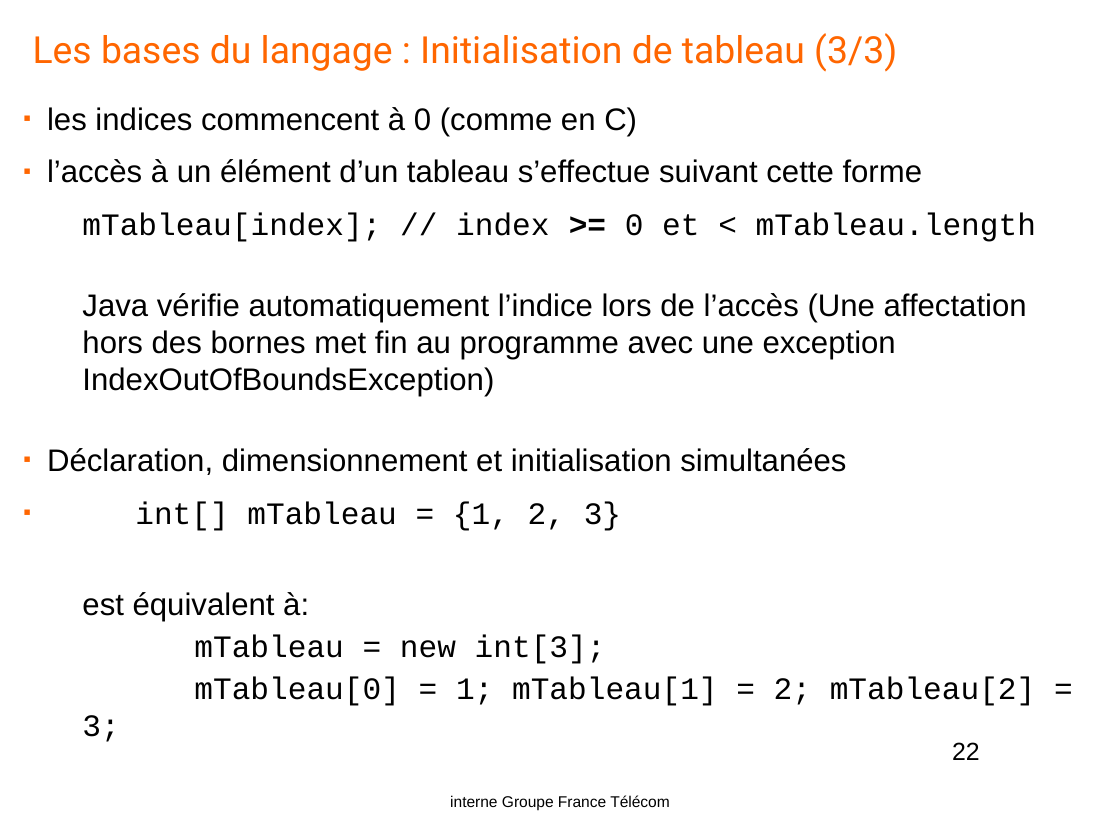
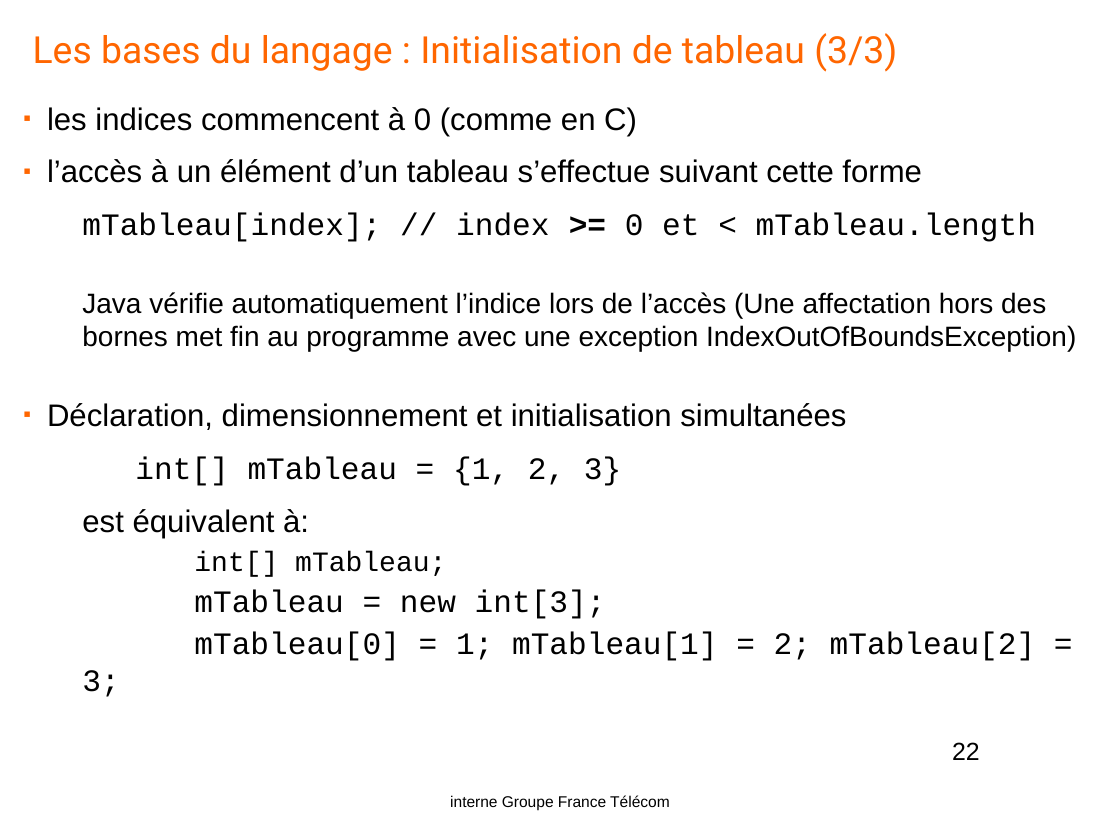
Before and after one commit to yplo6403/formationjava, a slide deck: slide 22 of doc/Java-OL1.pptx. Drawn at 1120x840 pixels with LibreOffice and Linux fonts; fonts in the diff are those of the drawing; background and template pictures are left out. Boxes give left, top, right and bottom in pixels: in the first picture for what was removed or moved away, otherwise in the second. Text is boxed around its words. In the diff, an @@ line names an element or a change of style, - is before the commit and + after.

```diff
--- a/doc/Java-OL1.pptx
+++ b/doc/Java-OL1.pptx
@@ text at [82, 292, 1076, 486]: size 20 to 18 pt in "Java vérifie automatiquement l’indice lors de l’accès ..."; bullet ▪ to none @@
@@ text at [194, 551, 446, 577]: paragraph added @@
+int[] mTableau;
```
Also in this commit, not shown: 13 other slides changed.
